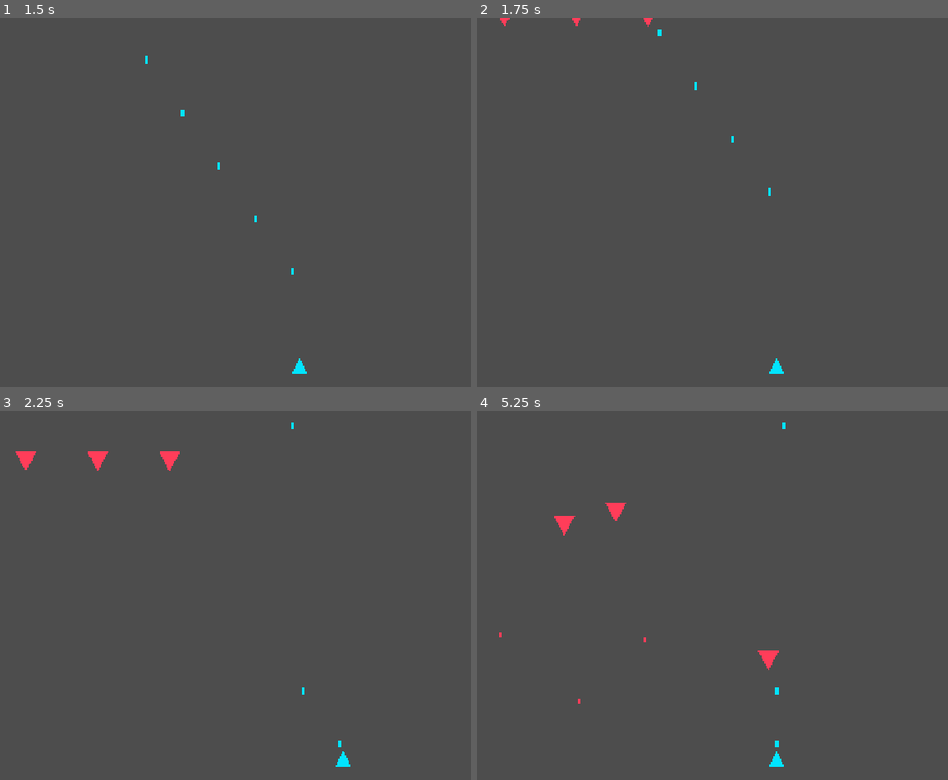
Above: before the commit, frames 1-4 (two rows, left to right).
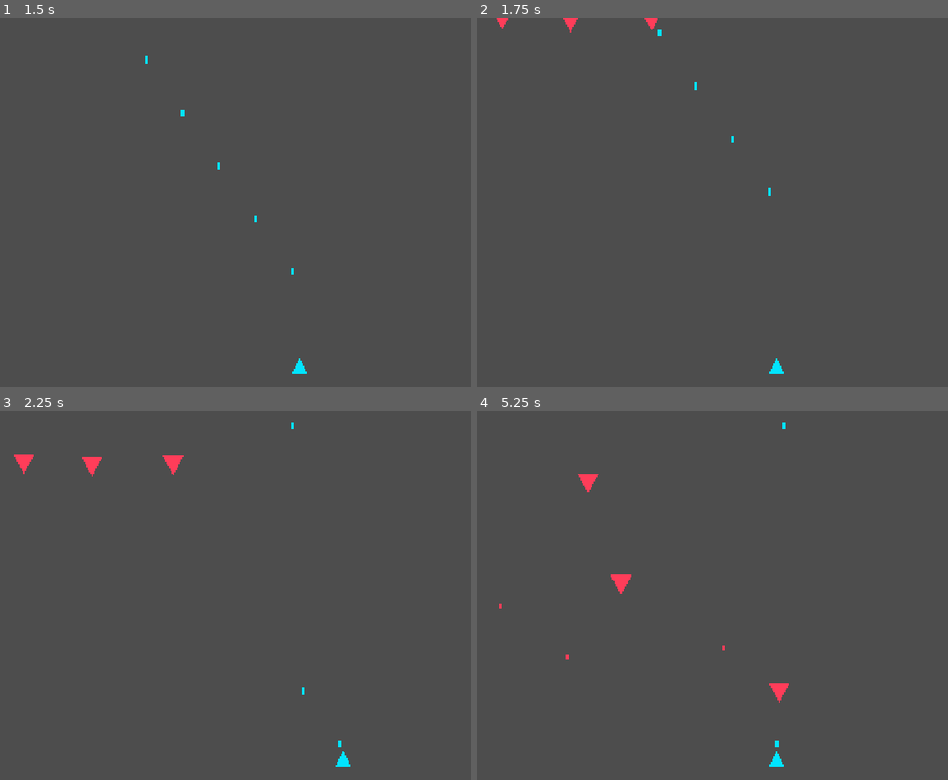
Above: after the commit, the same moments.

Repository: mrdth/meridian-run
Game: Godot game, scene res://world/arena.tscn
Same seed, same stepped clock (60 frames per second), same inputs: the game is played once before the commit and once after it.
Inputs (mouse positions are in pixels of both pictures, inside the frame that each line leads up to):
- Up to frame 1 (1.5 s): tap Enter (confirm) at 0.5 s; move the mouse to (287, 184) at 0.52 s; hold D (move_right) 0.53-1.25 s; hold Space (fire) 0.53-1.25 s; click (287, 184) at 0.67 s; drag from (9, 220) to (146, 132) at 1.27 s
- Up to frame 2 (1.75 s): no input
- Up to frame 3 (2.25 s): move the mouse to (207, 514) at 2.02 s; hold D (move_right) from 2.03 s (still down); hold Space (fire) from 2.03 s (still down)
- Up to frame 4 (5.25 s): release D (move_right) at 2.75 s; release Space (fire) at 2.75 s; drag from (585, 669) to (816, 580) at 2.77 s; move the mouse to (816, 650) at 3.52 s; hold A (move_left) 3.53-4.25 s; hold Space (fire) 3.53-4.25 s; tap Alt at 3.6 s; drag from (outside the picture) to (929, 525) at 4.27 s; move the mouse to (651, 595) at 5.02 s; hold Escape (back) from 5.03 s (still down); hold Space (fire) from 5.03 s (still down); click (651, 595) at 5.17 s

Frame 1 is identical in both runs. In frame 2, 0.1% of the frame differs, in the area x 4-39%, y 0-4%; in frame 3, 0.4%; in frame 4, 0.8%, in the area x 4-67%, y 17-80%.

Commit message:
Story 1.4 code review: fix 17 findings, reconcile tier/speed doc drift
3-layer adversarial review (Blind Hunter, Edge Case Hunter, Acceptance
Auditor) surfaced correctness bugs and doc/spec drift accumulated across
the v1 -> Option-A rework -> Wave-2 course-correction sequence.

Code fixes: null/zero guards around FormationDefinition lookups, rng,
side_drift_period_s, and degenerate curves; drip_interval_s floored and
pulses-per-frame bounded (prevents an engine hang on a delta spike);
spawner RNG now seeded; Task 5.2's missing wave-end survivor collection
implemented (Enemy.despawn() + FormationSpawner._despawn_survivors());
slot-position jitter added so the no-concurrency-cap drip model doesn't
stack enemies exactly on top of each other; heavy_windup_s now actually
delays the Bomber's telegraphed shot; silhouette_color now applied to
the enemy's Visual node; collision_mask == 0 now asserted, not just
commented; replaced a hollow source-grep test with a real
Performance.get_monitor(OBJECT_COUNT) allocation check.

Doc reconciliation (decisions confirmed by Mrdth): GDD/FR29 tier
terminology corrected (tiers are difficulty-scaled replay loops
unlocked by beating wave 20, not a per-run 5-wave subdivision); GDD/FR43
enemy speed baseline updated to the shipped 220/180/280 tuning;
formation_hold_s tuning documented; story status contradiction resolved
(drip feel confirmed playtested). Story 1.4 -> done.

92/92 GUT tests pass; headless launch clean.

Diff:
--- a/enemies/enemy.gd
+++ b/enemies/enemy.gd
@@ -11,6 +11,9 @@
 # The spawner calls acquire → add_child → activate so @onready refs are valid in activate.
 
 @export var definition: EnemyDefinition
+
+const _SLOT_JITTER_PX: float = 14.0  # review fix: prevents exact-overlap when a slot is reused
+                                      # by a later pulse while the prior occupant is still alive.
 
 signal died(score_value: int)  # direct local signal (D8) — the spawner connects it directly.
 
@@ -51,6 +54,7 @@
 	# so visual size and collision can be tuned independently for fairness).
 	if _visual != null:
 		_visual.scale = Vector2.ONE * definition.silhouette_scale
+		_visual.color = definition.silhouette_color
 	# The Muzzle is a scene-fixed Marker2D (sibling of Visual), so it does NOT follow
 	# silhouette_scale — scale its offset to match, or big enemies fire from inside themselves.
 	if _muzzle != null:
@@ -73,6 +77,14 @@
 	assert(formation_def != null, "Enemy: activate without formation_def")
 	assert(slot_index >= 0 and slot_index < formation_def.slots.size(), "Enemy: slot_index out of range")
 	slot_world_pos = formation_def.slots[slot_index]
+	# Jitter (review fix): the drip model has no on-screen concurrency cap, so a later pulse can
+	# reuse a slot still held by a living enemy from an earlier pulse. A small random offset keeps
+	# co-occupants from exactly overlapping without imposing a hard slot cap.
+	if rng != null:
+		slot_world_pos += Vector2(
+			rng.randf_range(-_SLOT_JITTER_PX, _SLOT_JITTER_PX),
+			rng.randf_range(-_SLOT_JITTER_PX, _SLOT_JITTER_PX)
+		)
 	# HP wiring (Dev Notes §"HP wiring"): max_hp is per-EnemyDefinition; restore per spawn.
 	_health.max_hp = definition.max_hp
 	_health.reset_to_full()
@@ -111,6 +123,13 @@
 		_fire.arm(definition, rng, false)
 
 
+func despawn() -> void:
+	# Wave-end collection (Task 5.2, review fix) — a survivor is collected, not killed: no score,
+	# no `died` signal. Called from a non-physics context (spawner's _physics_process, but not
+	# from within a body_entered callback), so a synchronous release is safe here.
+	Pool.release(self)
+
+
 func _on_died() -> void:
 	# Death originates in a physics callback (player projectile's body_entered → take_damage
 	# → died.emit), so the release is deferred (engine forbids synchronous removal then).
--- a/enemies/enemy_definition.gd
+++ b/enemies/enemy_definition.gd
@@ -28,7 +28,7 @@
 @export var fires_during_dive: bool = true    # Galaga-lineage default.
 
 @export_group("Movement")
-@export var move_speed: float = 60.0          # Grunt 60 / Shielder 50 / Bomber 80 (FR43).
+@export var move_speed: float = 60.0          # Grunt 220 / Shielder 180 / Bomber 280 (FR43, retuned 2026-07-03 — see decision-log [Speed-tuning]).
 @export var dive_speed_multiplier: float = 2.0  # multiplies move_speed during dive (data-tunable).
 
 @export_group("Visual")
--- a/enemies/enemy_fire_system.gd
+++ b/enemies/enemy_fire_system.gd
@@ -24,6 +24,7 @@
 var _rng: RandomNumberGenerator
 var _armed: bool = false
 var _cooldown: float = 0.0
+var _windup_remaining: float = -1.0  # >= 0 while telegraphing a heavy shot (review fix).
 
 
 func arm(definition: EnemyDefinition, rng: RandomNumberGenerator, active: bool) -> void:
@@ -33,6 +34,7 @@
 	_definition = definition
 	_rng = rng
 	_armed = active
+	_windup_remaining = -1.0
 	if _armed and _definition != null and _rng != null:
 		_cooldown = _rng.randf_range(_definition.fire_interval_min_s, _definition.fire_interval_max_s)
 
@@ -40,11 +42,23 @@
 func _physics_process(delta: float) -> void:
 	if _definition == null or _rng == null:
 		return
+	# Mid-windup: hold fire until the telegraph elapses, then actually spawn (review fix —
+	# heavy_windup_s was previously stored but never delayed the shot).
+	if _windup_remaining >= 0.0:
+		_windup_remaining -= delta
+		if _windup_remaining <= 0.0:
+			_windup_remaining = -1.0
+			_spawn()
+			_cooldown = _rng.randf_range(_definition.fire_interval_min_s, _definition.fire_interval_max_s)
+		return
 	# Cooldown accumulator; clamp at 0 to avoid unbounded-negative drift (1.3 review).
 	_cooldown = maxf(_cooldown - delta, 0.0)
 	if _armed and _cooldown <= 0.0:
-		_spawn()
-		_cooldown = _rng.randf_range(_definition.fire_interval_min_s, _definition.fire_interval_max_s)
+		if _definition.shot_kind == EnemyDefinition.ShotKind.HEAVY and _definition.heavy_windup_s > 0.0:
+			_windup_remaining = _definition.heavy_windup_s
+		else:
+			_spawn()
+			_cooldown = _rng.randf_range(_definition.fire_interval_min_s, _definition.fire_interval_max_s)
 
 
 func _spawn() -> void:
@@ -56,6 +70,9 @@
 	var scene: PackedScene = projectile_scene
 	if heavy and heavy_projectile_scene != null:
 		scene = heavy_projectile_scene
+	if scene == null:
+		Log.err("enemies", "EnemyFireSystem: projectile_scene unassigned — shot skipped")
+		return
 	# Pool.acquire() — NEVER instantiate() on the hot path (AR6).
 	var p: EnemyProjectile = Pool.acquire(scene) as EnemyProjectile
 	assert(p != null, "EnemyFireSystem: acquired node is not an EnemyProjectile — wrong scene?")
--- a/enemies/states/dive_state.gd
+++ b/enemies/states/dive_state.gd
@@ -17,13 +17,16 @@
 var _t: float = 0.0
 var _baked_length: float = 0.0
 var _aim_offset: float = 0.0
+var _logged_degenerate_curve: bool = false
 
 
 func enter(_msg: Dictionary = {}) -> void:
 	_enemy = owner as Enemy
 	_t = 0.0
+	_logged_degenerate_curve = false
 	if _enemy == null or _enemy.formation_def == null or _enemy.formation_def.dive_curve == null:
 		return
+	assert(_enemy.collision_mask == 0, "DiveState: exact-tracking movement requires collision_mask == 0")
 	_baked_length = _enemy.formation_def.dive_curve.get_baked_length()
 	# Capture the player's x ONCE at dive-start (injected player_target ref). The dive bends
 	# toward where the player is now — classic Galaga dive aim.
@@ -35,7 +38,15 @@
 
 
 func physics_process(delta: float) -> void:
-	if _enemy == null or _enemy.formation_def == null or _enemy.definition == null or delta <= 0.0 or _baked_length <= 0.0:
+	if _enemy == null or _enemy.formation_def == null or _enemy.definition == null or delta <= 0.0:
+		return
+	if _baked_length <= 0.0:
+		# A degenerate dive_curve would otherwise soft-lock the enemy here forever with no
+		# diagnostic (review fix) — log once per state-entry so a bad FormationDefinition .tres
+		# is discoverable instead of silently freezing enemies.
+		if not _logged_degenerate_curve:
+			Log.err("enemies", "DiveState: dive_curve has zero baked length — enemy stuck")
+			_logged_degenerate_curve = true
 		return
 	var form: FormationDefinition = _enemy.formation_def
 	var curve: Curve2D = form.dive_curve
--- a/enemies/states/enter_state.gd
+++ b/enemies/states/enter_state.gd
@@ -12,15 +12,18 @@
 var _enemy: Enemy
 var _t: float = 0.0
 var _baked_length: float = 0.0
+var _logged_degenerate_curve: bool = false
 
 
 func enter(_msg: Dictionary = {}) -> void:
 	_enemy = owner as Enemy
 	_t = 0.0
+	_logged_degenerate_curve = false
 	# Defensive: StateMachine._ready calls enter() once before activate() sets formation_def
 	# (first acquire). No-op until activate re-enters us with per-spawn data.
 	if _enemy == null or _enemy.formation_def == null or _enemy.formation_def.entry_curve == null:
 		return
+	assert(_enemy.collision_mask == 0, "EnterState: exact-tracking movement requires collision_mask == 0")
 	var curve: Curve2D = _enemy.formation_def.entry_curve
 	_baked_length = curve.get_baked_length()
 	# Spawn/re-enter at the curve start (off-screen above the slot) — one-time positioning, not
@@ -31,7 +34,15 @@
 
 
 func physics_process(delta: float) -> void:
-	if _enemy == null or _enemy.formation_def == null or delta <= 0.0 or _baked_length <= 0.0:
+	if _enemy == null or _enemy.formation_def == null or delta <= 0.0:
+		return
+	if _baked_length <= 0.0:
+		# A degenerate entry_curve would otherwise soft-lock the enemy here forever with no
+		# diagnostic (review fix) — log once per state-entry so a bad FormationDefinition .tres
+		# is discoverable instead of silently freezing enemies.
+		if not _logged_degenerate_curve:
+			Log.err("enemies", "EnterState: entry_curve has zero baked length — enemy stuck")
+			_logged_degenerate_curve = true
 		return
 	var curve: Curve2D = _enemy.formation_def.entry_curve
 	# Advance t by actual movement (speed-based traversal — variants differ in entry speed).
--- a/enemies/states/formation_state.gd
+++ b/enemies/states/formation_state.gd
@@ -13,8 +13,9 @@
 func enter(_msg: Dictionary = {}) -> void:
 	_enemy = owner as Enemy
 	_hold_t = 0.0
-	if _enemy == null or _enemy.formation_def == null or _enemy.definition == null:
+	if _enemy == null or _enemy.formation_def == null or _enemy.definition == null or _enemy.rng == null:
 		return
+	assert(_enemy.collision_mask == 0, "FormationState: exact-tracking movement requires collision_mask == 0")
 	# Per-enemy hold variance staggers dives. Re-rolled each formation cycle (re-entry) for
 	# naturalistic timing.
 	_hold_duration = _enemy.formation_def.formation_hold_s * _enemy.rng.randf_range(0.75, 1.25)
@@ -27,6 +28,8 @@
 	if _enemy == null or _enemy.formation_def == null or _enemy.definition == null or delta <= 0.0:
 		return
 	var form: FormationDefinition = _enemy.formation_def
+	if form.side_drift_period_s <= 0.0:
+		return
 	_hold_t += delta
 	# Side-to-side drift anchored to the slot (sine of elapsed time over the drift period).
 	var drift_x: float = sin((_hold_t / form.side_drift_period_s) * TAU) * form.side_drift_amplitude_px
--- a/systems/content_registry.gd
+++ b/systems/content_registry.gd
@@ -17,9 +17,13 @@
 func _ready() -> void:
 	for r in _load_all(_ENEMY_DIR):
 		if r is EnemyDefinition:
+			if _enemy_defs.has(r.id):
+				Log.warn("content", "duplicate EnemyDefinition id '%s' — overwriting" % r.id)
 			_enemy_defs[r.id] = r
 	for r in _load_all(_FORMATION_DIR):
 		if r is FormationDefinition:
+			if _formation_defs.has(r.id):
+				Log.warn("content", "duplicate FormationDefinition id '%s' — overwriting" % r.id)
 			_formation_defs[r.id] = r
 	_grunt_fallback = load(_GRUNT_PATH) as EnemyDefinition
 	if _grunt_fallback == null:
--- a/tests/enemies/test_enemy_fire_system.gd
+++ b/tests/enemies/test_enemy_fire_system.gd
@@ -86,16 +86,16 @@
 
 
 func test_physics_process_makes_no_per_frame_allocations() -> void:
-	# Structural: the _physics_process body constructs no Vector2/Array/Dict/.new (zero
-	# per-frame allocations on the hot path). Scoped to that method only.
-	var src: String = (load("res://enemies/enemy_fire_system.gd") as GDScript).source_code
-	var start: int = src.find("func _physics_process")
-	assert_gt(start, -1, "could not find _physics_process in enemy_fire_system.gd")
-	var end: int = src.find("\nfunc ", start + 1)
-	if end == -1:
-		end = src.length()
-	var body: String = src.substr(start, end - start)
-	assert_false(body.contains("Vector2("))
-	assert_false(body.contains("Array("))
-	assert_false(body.contains("Dictionary("))
-	assert_false(body.contains(".new("))
+	# Runtime check (review fix — a source-text grep proved nothing about actual allocation and
+	# was trivially defeated by reformatting). Drives the cooldown-accumulator hot path — the
+	# code that runs every physics tick regardless of firing — for many ticks and asserts the
+	# engine's live Object count doesn't grow. Disarmed (never spawns) so this isolates the
+	# accumulator logic itself from _spawn()'s legitimate first-instantiate pool allocation.
+	var fire: EnemyFireSystem = _make(GruntScene)
+	var rng := RandomNumberGenerator.new()
+	fire.arm((fire.get_parent() as Enemy).definition, rng, false)  # disarmed: never spawns
+	var before: int = Performance.get_monitor(Performance.OBJECT_COUNT)
+	for _i in 600:  # 10 s of ticks through the real hot-path body
+		fire._physics_process(1.0 / 60.0)
+	var after: int = Performance.get_monitor(Performance.OBJECT_COUNT)
+	assert_eq(after, before, "physics_process should allocate zero objects on the hot path")
--- a/world/formation_spawner.gd
+++ b/world/formation_spawner.gd
@@ -29,6 +29,9 @@
 	&"grunt", &"shielder", &"grunt", &"grunt", &"bomber",
 ]
 
+const _MIN_DRIP_INTERVAL_S: float = 0.05  # floor for the drip_interval_s knob (review fix).
+const _MAX_PULSES_PER_FRAME: int = 4      # bounds catch-up spawning after a delta spike (review fix).
+
 var _container: Node2D
 var _formation_def: FormationDefinition
 var _rng: RandomNumberGenerator
@@ -47,7 +50,12 @@
 	_container.name = "Enemies"
 	add_child(_container)
 	_formation_def = ContentRegistry.get_formation_def(formation_id)
+	if _formation_def == null:
+		Log.err("spawner", "no FormationDefinition '%s' — spawning disabled" % formation_id)
 	_rng = RandomNumberGenerator.new()
+	# Deterministic placeholder seed (review fix — Dev Notes #6): SeedManager sub-streams land
+	# in Story 4.1; until then this local RNG must still be seeded, not OS-random.
+	_rng.seed = hash(formation_id)
 
 
 func begin_wave(n: int) -> void:
@@ -84,19 +92,36 @@
 
 func _physics_process(delta: float) -> void:
 	_wave_time += delta
-	# Fire every pulse whose time has come, while still inside the wave duration.
-	while _wave_time >= _next_pulse_time and _next_pulse_time <= wave_duration_s:
+	# Fire every pulse whose time has come, while still inside the wave duration. Interval is
+	# floored (review fix: drip_interval_s <= 0 would never advance _next_pulse_time — hang) and
+	# pulses-per-frame is bounded (review fix: a delta spike must not catch up unbounded pulses).
+	var interval: float = maxf(drip_interval_s, _MIN_DRIP_INTERVAL_S)
+	var pulses_fired: int = 0
+	while _wave_time >= _next_pulse_time and _next_pulse_time <= wave_duration_s and pulses_fired < _MAX_PULSES_PER_FRAME:
 		_spawn_pulse(per_tick(_wave_n))
-		_next_pulse_time += drip_interval_s
-	# Wave duration elapsed → stop spawning. Existing enemies keep cycling (dive-loop) until
-	# killed; the full wave-end FSM (collect survivors, reward, next wave) is Story 1.8.
+		_next_pulse_time += interval
+		pulses_fired += 1
+	# Wave duration elapsed → stop spawning and collect any survivors (minimal Task 5.2 — the
+	# full wave-end FSM with reward/next_wave is Story 1.8).
 	if _wave_time > wave_duration_s:
 		set_physics_process(false)
+		_despawn_survivors()
+
+
+func _despawn_survivors() -> void:
+	# Minimal wave-end collection (Task 5.2): survivors are not kills (no score) — just returned
+	# to the Pool so they don't keep cycling past the wave's authored duration. get_children()
+	# returns a snapshot Array (not a live view), so releasing (which reparents out of
+	# _container) mid-loop is safe — not the splice-during-iteration hazard.
+	for enemy in _container.get_children():
+		(enemy as Enemy).despawn()
 
 
 func _spawn_pulse(count: int) -> void:
 	# One formation-entry group: `count` enemies entering together, contiguous formation slots
 	# (a cluster), variant from the authored composition cycle.
+	if _formation_def == null or _formation_def.slots.is_empty():
+		return
 	for _i in count:
 		var id: StringName = _COMPOSITION[_spawned % _COMPOSITION.size()]
 		var slot: int = _slot_cursor % _formation_def.slots.size()
Not shown, changed: _bmad-output/implementation-artifacts/sprint-status.yaml
Not shown, changed: _bmad-output/implementation-artifacts/1-4-enemy-types-and-formation-dive-ai.md
Not shown, changed: _bmad-output/planning-artifacts/epics.md
Not shown, changed: _bmad-output/planning-artifacts/gdds/gdd-meridian-run-2026-06-29/decision-log.md
Not shown, changed: _bmad-output/planning-artifacts/gdds/gdd-meridian-run-2026-06-29/gdd.md
